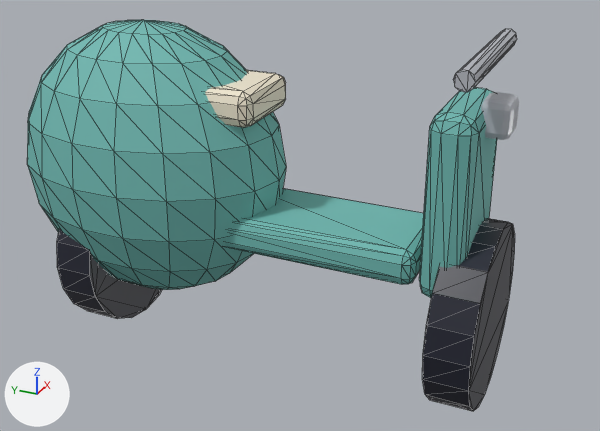
Two versions of the glTF model assets/vehicles/vespa.glb, one commit apart.
Camera for both pictures: a 50 mm lens placed at (-1.986, -0.959, 1.445), pointed at (0.006, -0.062, 0.448). Arrows for +X, +Y and +Z are at lower left; the lights stay in place. The picture after the commit comes second. Mesh edges are drawn as thin lines on the coarser meshes. Where no turn or scale is listed for an object, it has been applied to the vertices.

Objects in the first picture: 'vespa-floor', 'vespa-handlebar', 'vespa-headlight', 'vespa-rear', 'vespa-seat', 'vespa-shield', 'vespa-wheel-front', 'vespa-wheel-rear'.
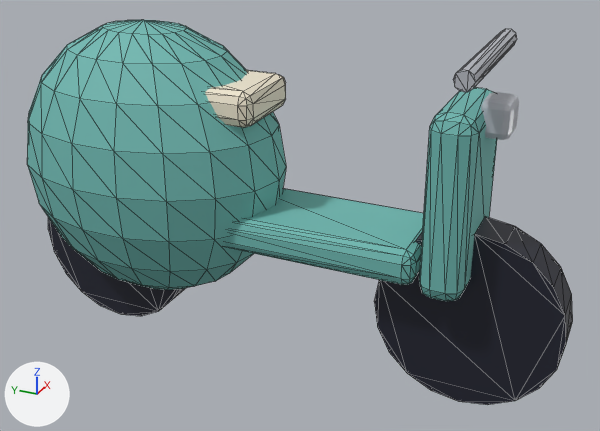
What differs and where, as boxes [x1, y1, x2, y2] in the pictures (600 x 431 px):
'vespa-wheel-front', turned
    before: [422, 218, 515, 411]
    after: [374, 217, 573, 405]
'vespa-wheel-rear', turned
    before: [57, 228, 162, 319]
    after: [48, 217, 185, 316]

Edits to the bpy script that builds the scene:
```text
Change ob_vespa_wheel_front:
    ob_vespa_wheel_front.rotation_euler: (1.571, 0.0, 0.0) -> (0.0, 1.571, 0.0)  # degrees (90, 0, 0) -> degrees (0, 90, 0)
Change ob_vespa_wheel_rear:
    ob_vespa_wheel_rear.rotation_euler: (1.571, 0.0, 0.0) -> (0.0, 1.571, 0.0)  # degrees (90, 0, 0) -> degrees (0, 90, 0)
```
